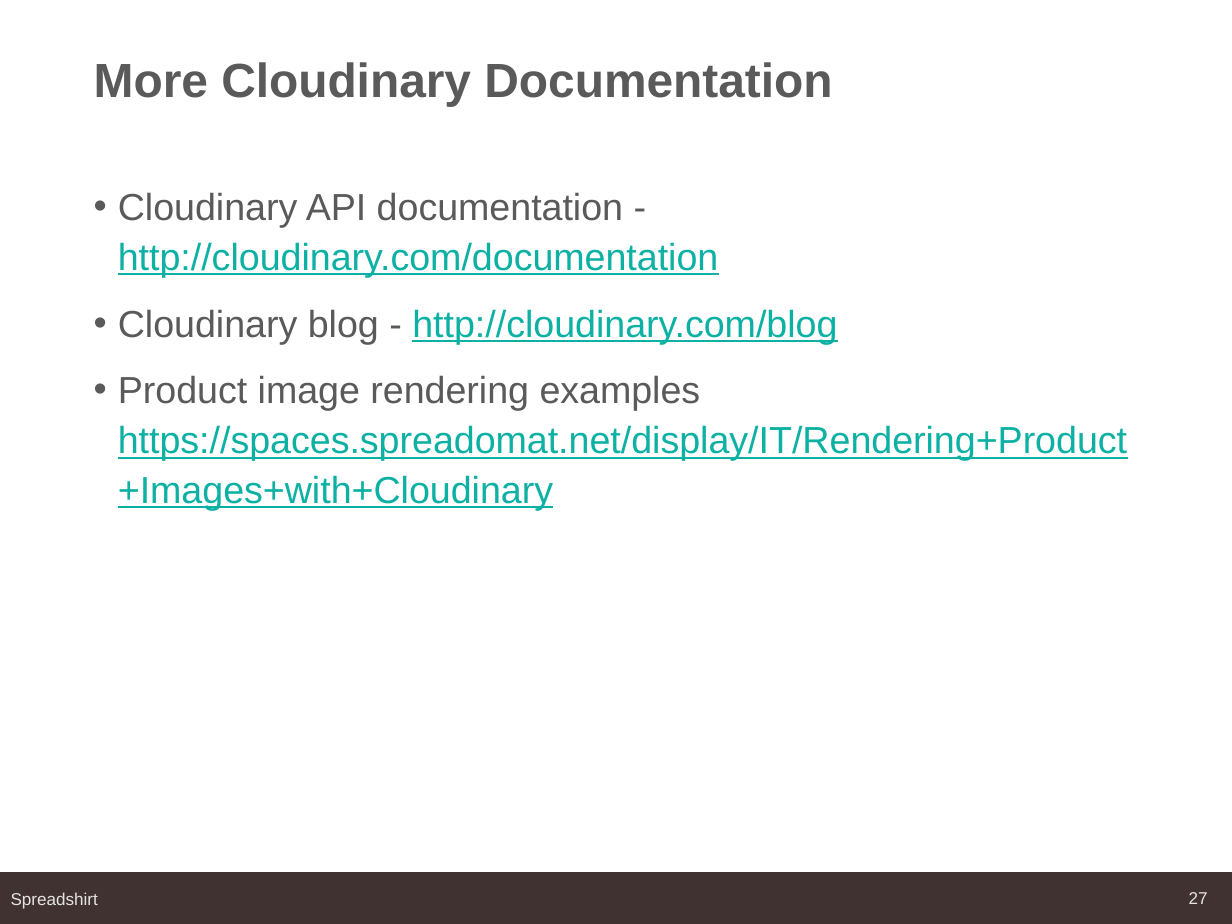
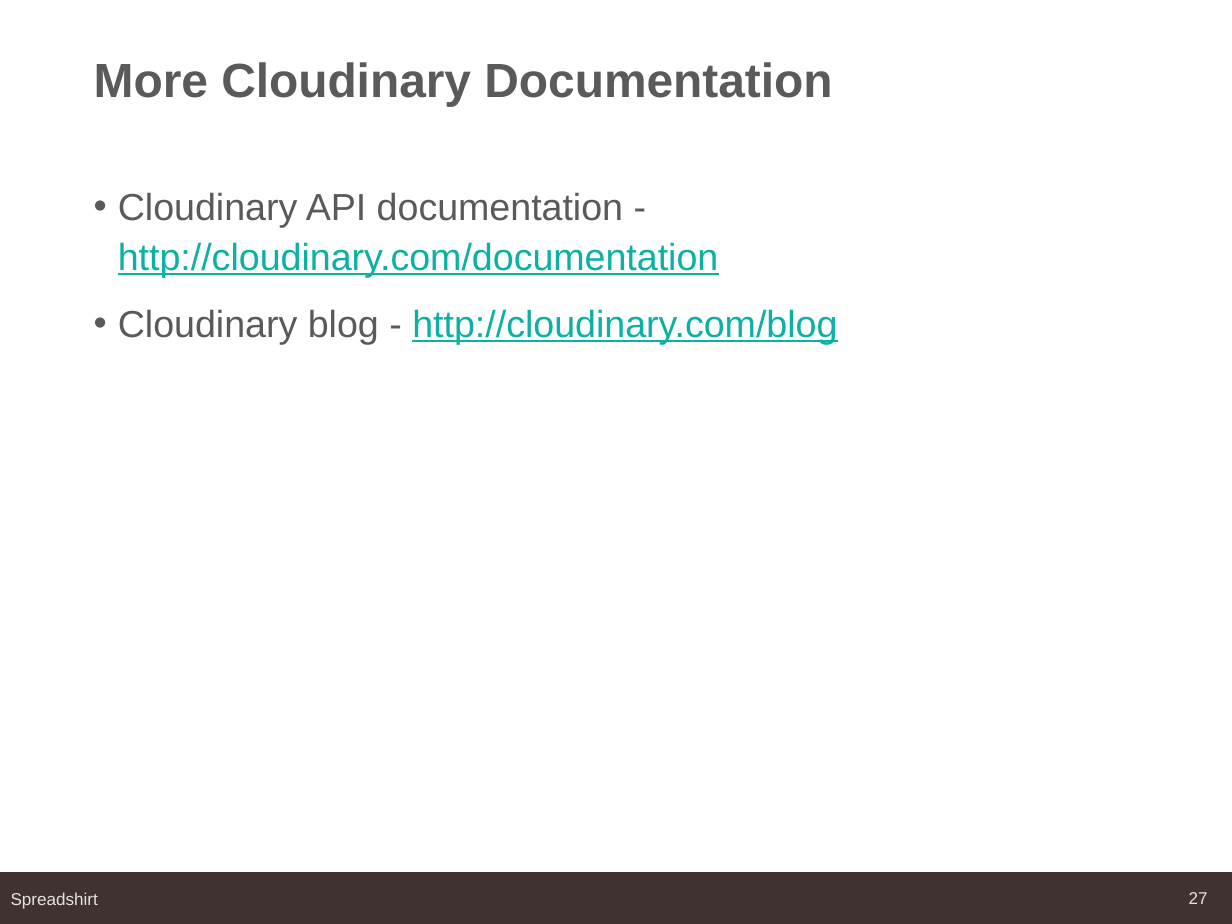
Before and after one commit to mbreest/cloudinary-image-server, a slide deck: slide 27 of rendering_spreadshirt_product_images_using_cloudinary.pptx. Drawn at 1232x924 pixels with LibreOffice and Linux fonts; fonts in the diff are those of the drawing; background and template pictures are left out. Boxes give left, top, right and bottom in pixels: in the first picture for what was removed or moved away, otherwise in the second. Text is boxed around its words. In the diff, an @@ line names an element or a change of style, - is before the commit and + after.

```diff
--- a/rendering_spreadshirt_product_images_using_cloudinary.pptx
+++ b/rendering_spreadshirt_product_images_using_cloudinary.pptx
@@ text at bbox=[118, 375, 1127, 510]: paragraph removed @@
-• Product image rendering examples
-  https://spaces.spreadomat.net/display/IT/Rendering+Product+Images+with+Cloudinary
```
Also in this commit, not shown: 2 other slides changed.
